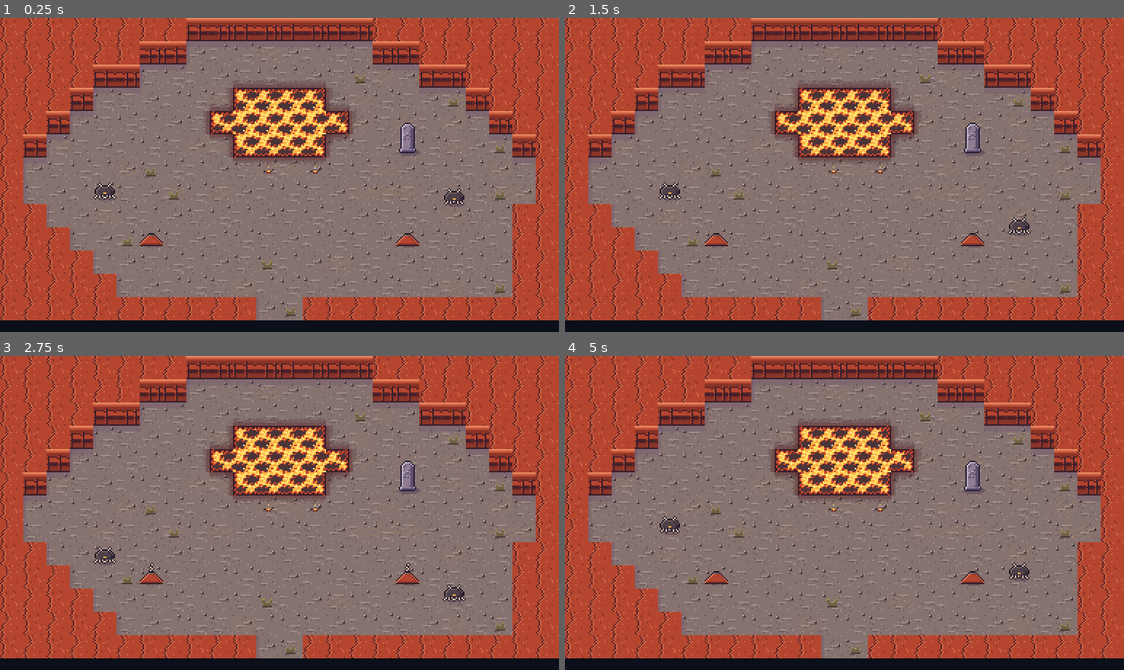
Above: before the commit, frames 1-4 (two rows, left to right).
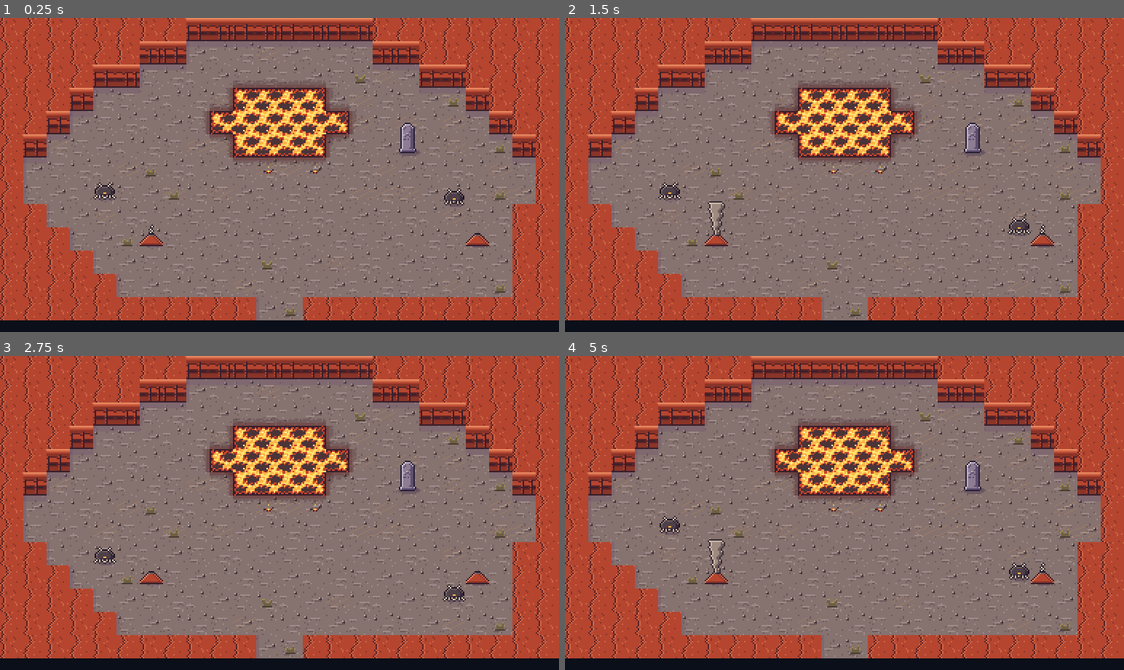
Above: after the commit, the same moments.

Repository: ashciraulo/Leviathan
Game: Godot game, scene res://rooms/room_8_-3.tscn
The game is run twice, just before and just after one commit, with the same random seed, the same clock (stepped at 60 frames per second) and the same inputs. This scene is started directly instead of the project's main scene.
Inputs (mouse positions are in pixels of both pictures, inside the frame that each line leads up to):
- Up to frame 1 (0.25 s): no input
- Up to frame 2 (1.5 s): tap Enter (ui_accept) at 0.5, 0.77, 1.07 s; move the mouse to (967, 159) at 0.52 s; hold D (move_right) 0.53-1.25 s; hold J (attack) 0.53-1.25 s; click (967, 159) at 0.67 s; drag from (732, 190) to (973, 146) at 1.27 s
- Up to frame 3 (2.75 s): move the mouse to (335, 443) at 2.02 s; hold D (move_right) from 2.03 s (still down); hold K (interact) from 2.03 s (still down)
- Up to frame 4 (5 s): release D (move_right) at 2.75 s; release K (interact) at 2.75 s; drag from (816, 575) to (671, 550) at 2.77 s; move the mouse to (1012, 560) at 3.52 s; hold A (move_left) 3.53-4.25 s; hold I (item_2) 3.53-4.25 s; tap Enter (ui_accept) at 3.77, 4.07 s; drag from (676, 465) to (1017, 578) at 4.27 s

The runs differ from the first frame. In frame 1, 0.3% of the frame differs, in the area x 26-88%, y 65-74%; in frame 2, 0.4%, in the area x 25-88%, y 58-74%; in frame 3, 0.3%; in frame 4, 0.4%.

Commit message:
Fix Cinderreach review findings
Geysers keep their staggered start, the Ember Ridge geyser moves out of
the Tidestone's landing column, the Kiln's Mouth doorway is drawn, the
Tide Hook no longer rights a flipped Slagbeetle, and the tests check
steam damage and the Kiln arrival tile. Shorter Breath Pearl toast.

Co-Authored-By: Claude Opus 5.5 <noreply@anthropic.com>
Claude-Session: https://claude.ai/code/session_01UYEn5XZXkHTUvmfLbrhNvJ

Diff:
--- a/locale/strings.csv
+++ b/locale/strings.csv
@@ -308,7 +308,7 @@
 DUNSTAN_ROPE_1,Marga sent you? Was she asking nicely?
 DUNSTAN_ROPE_2,...Hm. Tell her she'll have it by supper.
 DUNSTAN_AGAIN,Rope's coming. Rope's always coming.
-TOAST_GOT_PEARL,You found a Breath Pearl! One more breath.
+TOAST_GOT_PEARL,You found a Breath Pearl!
 ROOM_ASHFALL_GATE,Ashfall Gate
 ROOM_CINDER_FLATS,Cinder Flats
 ROOM_EMBER_RIDGE,Ember Ridge
--- a/rooms/room_8_-3.tscn
+++ b/rooms/room_8_-3.tscn
@@ -15,7 +15,7 @@
 #......................#
 #...e..............e...#
 ##....................##
-###...y..........y....##
+###...y.............y.##
 ####..................##
 #####.................##
 ###########..###########"
--- a/scripts/enemies/slagbeetle.gd
+++ b/scripts/enemies/slagbeetle.gd
@@ -89,6 +89,14 @@
 	return mode != Mode.FLIPPED
 
 
+func take_hit(damage: int, direction: Vector2) -> HitResult:
+	# A harmless tug (the Tide Hook) doesn't knock a belly-up beetle back
+	# onto its feet and waste the opening.
+	if damage <= 0 and mode == Mode.FLIPPED:
+		return HitResult.IGNORED
+	return super(damage, direction)
+
+
 func _on_hurt() -> void:
 	# A hit while belly up knocks it the rest of the way round.
 	_rest()
--- a/scripts/hazards/geyser.gd
+++ b/scripts/hazards/geyser.gd
@@ -31,9 +31,10 @@
 	_steam.monitoring = false
 	_steam.add_child(Layers.rect_shape(COLUMN, Vector2(0, -COLUMN.y / 2.0 - 4)))
 	add_child(_steam)
-	# Stagger by position so neighbouring vents are out of step.
+	_set_phase(Phase.IDLE)
+	# Stagger by position so neighbouring vents are out of step (after
+	# _set_phase, which would reset the timer).
 	_timer = fposmod(position.x * 0.013 + position.y * 0.007, IDLE_TIME)
-	_set_phase(Phase.IDLE)
 
 
 func _physics_process(delta: float) -> void:
--- a/scripts/world/room.gd
+++ b/scripts/world/room.gd
@@ -92,7 +92,7 @@
 		"floor": "ash_%d", "wall_top": "mesa_top_%d", "wall_face": "mesa_face_%d",
 		"water": "lava_%d", "water_edge": "crust_%s_%d", "damp": "scorch_%s",
 		"wet_deco": "vent_%d", "dry_deco": "scrub_%d",
-		"floor_overlay": ["shimmer_%d", 7],
+		"floor_overlay": ["shimmer_%d", 7], "door": "exit_glow",
 	},
 	"hull": {
 		"floor": "plank_%d", "wall_top": "hull_top_%d", "wall_face": "hull_face_%d",
--- a/tests/smoke_test.gd
+++ b/tests/smoke_test.gd
@@ -957,7 +957,10 @@
 	var on_foot := _walkable_from(rows, Vector2i(0, 6))
 	_check(not on_foot.has(Vector2i(15, 6)), "Cinderreach is cut off by lava until the Tide Hook")
 	var mouth := (load("res://rooms/room_10_-2.tscn") as PackedScene).instantiate() as Room
-	_check(mouth.door_to == Vector2i(21, 10), "the Kiln's Mouth leads into the Kiln")
+	_check(mouth.door_to == Vector2i(21, 10), "the Kiln's Mouth door points at the Kiln's entry room")
+	if ResourceLoader.exists("res://rooms/room_21_10.tscn"):
+		var kiln := Room.parse_layout(((load("res://rooms/room_21_10.tscn") as PackedScene).instantiate() as Room).layout)
+		_check(not Room.is_solid(kiln[mouth.door_spawn.y][mouth.door_spawn.x]), "the Kiln's Mouth arrives on open floor")
 	mouth.free()
 
 	GameState.reset_new_game()
@@ -1013,13 +1016,27 @@
 	room.add_child(vent)
 	var seen_hiss := false
 	var seen_blow := false
+	var steam_safe := true
 	for i in 80:
 		await _wait(0.05)
 		seen_hiss = seen_hiss or vent.phase == Geyser.Phase.HISS
+		if not vent.is_blowing():
+			steam_safe = steam_safe and not vent._steam.active
 		if vent.is_blowing():
 			seen_blow = seen_hiss
 			break
 	_check(seen_blow, "a geyser hisses before it blows")
+	_check(steam_safe, "a geyser's steam is harmless until it blows")
+	_check(vent._steam.active, "the blowing column hurts")
+	var beetle_flip := Slagbeetle.new()
+	beetle_flip.position = Vector2(4 * Room.TILE, 9 * Room.TILE)
+	room.add_child(beetle_flip)
+	await _wait(0.05)
+	beetle_flip.mode = Slagbeetle.Mode.FLIPPED
+	beetle_flip._timer = 5.0
+	beetle_flip.take_hit(0, Vector2.LEFT)
+	_check(beetle_flip.is_flipped(), "the Tide Hook doesn't right a flipped Slagbeetle")
+	beetle_flip.queue_free()
 	game.queue_free()
 	await _wait(0.1)
 
